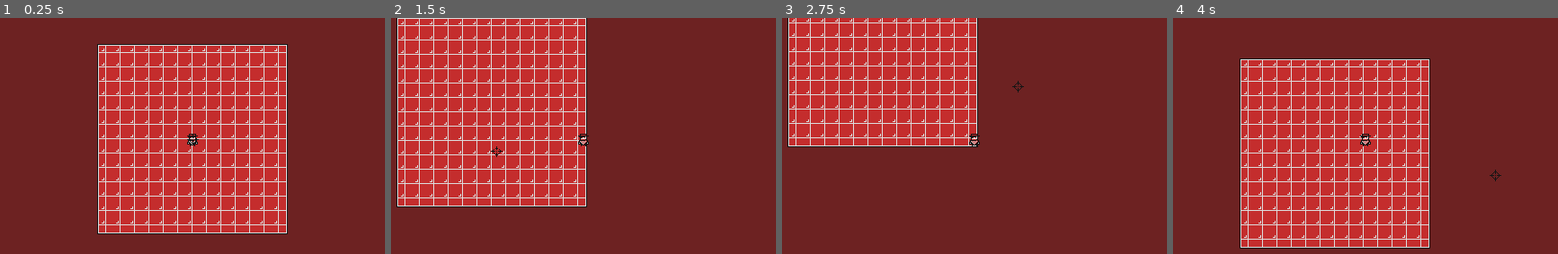
Above: before the commit, frames 1-4 (left to right).
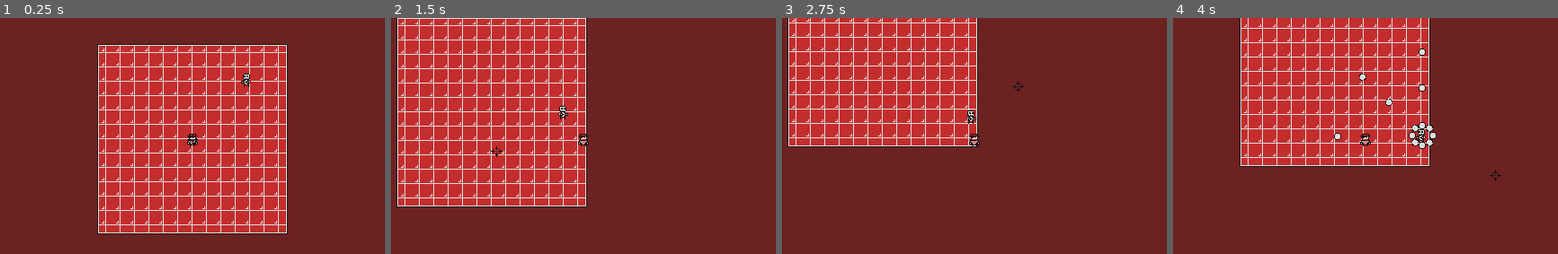
Above: after the commit, the same moments.

Repository: saffron247/lnd-casino
Game: Godot game, scene res://scenes/screens/screen_game.tscn
Two runs of this game, one before a commit and one after it. Both use one fixed random seed, a clock stepped at 60 frames per second and the inputs below.
Inputs (mouse positions are in pixels of both pictures, inside the frame that each line leads up to):
- Up to frame 1 (0.25 s): no input
- Up to frame 2 (1.5 s): move the mouse to (679, 126) at 0.52 s; press the mouse at (679, 126) at 0.53 s; hold D (right) 0.53-1.28 s; move the mouse to (498, 150) at 1.27 s; release the mouse at (498, 150) at 1.28 s; hold S (down) from 1.28 s (still down); click (498, 150) at 1.35 s
- Up to frame 3 (2.75 s): move the mouse to (1016, 86) at 2.02 s; release S (down) at 2.03 s; press the mouse at (1016, 86) at 2.03 s; hold D (right) from 2.03 s (still down)
- Up to frame 4 (4 s): tap Enter at 2.75 s; move the mouse to (1342, 187) at 2.77 s; release D (right) at 2.78 s; release the mouse at (1342, 187) at 2.78 s; hold W (up) 2.78-3.53 s; click (1342, 187) at 2.85 s; move the mouse to (1496, 176) at 3.52 s; press the mouse at (1496, 176) at 3.53 s; hold A (left) from 3.53 s (still down)

The runs differ from the first frame. In frame 1, less than 0.1% of the frame differs, in the area x 62-66%, y 23-30%; in frame 2, less than 0.1%; in frame 3, less than 0.1%; in frame 4, 30%, in the area x 17-69%, y 0-98%.

Commit message:
0.0.3 base enemy structure

Diff:
--- /dev/null
+++ b/scenes/entities/enemies/enemy_knucklebone.tscn
@@ -0,0 +1,23 @@
+[gd_scene load_steps=4 format=3 uid="uid://dcnfv12cv6o7p"]
+
+[ext_resource type="PackedScene" uid="uid://dgpqdl4egayjr" path="res://scenes/entities/enemy.tscn" id="1_wokti"]
+[ext_resource type="Script" uid="uid://cb6jbv52grk6w" path="res://scripts/entities/enemies/enemy_knucklebone.gd" id="2_y8wtm"]
+[ext_resource type="Texture2D" uid="uid://dvkfbtuh6ni0b" path="res://assets/entities/enemies/knucklebone.png" id="3_5ugqd"]
+
+[node name="EnemyKnucklebone" instance=ExtResource("1_wokti")]
+script = ExtResource("2_y8wtm")
+health = 60
+facing = Vector2(-1, 0)
+
+[node name="CollisionBox" parent="." index="0"]
+position = Vector2(0, 3.5)
+
+[node name="Sprite2D" parent="." index="2"]
+scale = Vector2(-1, 1)
+texture = ExtResource("3_5ugqd")
+
+[node name="ShootTimer" type="Timer" parent="." index="6"]
+wait_time = 0.5
+one_shot = true
+
+[connection signal="timeout" from="ShootTimer" to="." method="_on_shoot_timer_timeout"]
--- /dev/null
+++ b/scenes/entities/enemy.tscn
@@ -0,0 +1,45 @@
+[gd_scene load_steps=4 format=3 uid="uid://dgpqdl4egayjr"]
+
+[ext_resource type="Script" uid="uid://8ktjscpgv403" path="res://scripts/entities/enemy.gd" id="1_d7j71"]
+
+[sub_resource type="RectangleShape2D" id="RectangleShape2D_67neu"]
+size = Vector2(6, 5)
+
+[sub_resource type="RectangleShape2D" id="RectangleShape2D_ktqfp"]
+size = Vector2(6, 12)
+
+[node name="Enemy" type="CharacterBody2D"]
+collision_layer = 8
+collision_mask = 3
+motion_mode = 1
+script = ExtResource("1_d7j71")
+
+[node name="CollisionBox" type="CollisionShape2D" parent="."]
+shape = SubResource("RectangleShape2D_67neu")
+
+[node name="HitArea" type="Area2D" parent="."]
+collision_layer = 16
+collision_mask = 32
+
+[node name="HitBox" type="CollisionShape2D" parent="HitArea"]
+shape = SubResource("RectangleShape2D_ktqfp")
+
+[node name="Sprite2D" type="Sprite2D" parent="."]
+region_enabled = true
+region_rect = Rect2(0, 0, 16, 16)
+
+[node name="AnimationPlayer" type="AnimationPlayer" parent="."]
+
+[node name="NavigationAgent2D" type="NavigationAgent2D" parent="."]
+path_desired_distance = 4.0
+target_desired_distance = 4.0
+path_max_distance = 10.0
+avoidance_enabled = true
+max_speed = 500.0
+
+[node name="HitTimer" type="Timer" parent="."]
+wait_time = 0.2
+one_shot = true
+
+[connection signal="area_entered" from="HitArea" to="." method="_on_hit_area_area_entered"]
+[connection signal="timeout" from="HitTimer" to="." method="_on_hit_timer_timeout"]
--- /dev/null
+++ b/scenes/entities/enemy_bullet.tscn
@@ -0,0 +1,22 @@
+[gd_scene load_steps=4 format=3 uid="uid://dgkw0iqn36tjc"]
+
+[ext_resource type="Script" uid="uid://bwvbwdwwrgcqh" path="res://scripts/entities/enemy_bullet.gd" id="1_80udl"]
+[ext_resource type="Texture2D" uid="uid://darsyw8q06ah8" path="res://assets/attacks/enemy_bullet.png" id="2_t0ygs"]
+
+[sub_resource type="RectangleShape2D" id="RectangleShape2D_80udl"]
+size = Vector2(4, 4)
+
+[node name="EnemyBullet" type="Area2D"]
+z_index = 1
+collision_layer = 64
+collision_mask = 5
+script = ExtResource("1_80udl")
+
+[node name="CollisionShape2D" type="CollisionShape2D" parent="."]
+shape = SubResource("RectangleShape2D_80udl")
+
+[node name="Sprite2D" type="Sprite2D" parent="."]
+texture = ExtResource("2_t0ygs")
+
+[connection signal="area_entered" from="." to="." method="_on_area_entered"]
+[connection signal="body_entered" from="." to="." method="_on_body_entered"]
--- a/scenes/entities/player.tscn
+++ b/scenes/entities/player.tscn
@@ -12,6 +12,7 @@
 [node name="Player" type="CharacterBody2D"]
 collision_layer = 2
 collision_mask = 9
+motion_mode = 1
 script = ExtResource("1_08t41")
 
 [node name="CollisionBox" type="CollisionShape2D" parent="."]
--- a/scenes/screens/screen_game.tscn
+++ b/scenes/screens/screen_game.tscn
@@ -1,8 +1,15 @@
-[gd_scene load_steps=6 format=4 uid="uid://df6ynq6mlrhst"]
+[gd_scene load_steps=8 format=4 uid="uid://df6ynq6mlrhst"]
 
 [ext_resource type="PackedScene" uid="uid://ch6nkbe1al2lb" path="res://scenes/entities/player.tscn" id="1_lr4bj"]
 [ext_resource type="Texture2D" uid="uid://cv3jcrq53jdtn" path="res://assets/tilesets/tiles_casino.png" id="1_nkoa8"]
+[ext_resource type="PackedScene" uid="uid://dcnfv12cv6o7p" path="res://scenes/entities/enemies/enemy_knucklebone.tscn" id="3_afsak"]
 [ext_resource type="PackedScene" uid="uid://d0g6xyxi5pnmj" path="res://scenes/gui/cursor_sprite.tscn" id="3_qwan3"]
+
+[sub_resource type="NavigationPolygon" id="NavigationPolygon_qwan3"]
+vertices = PackedVector2Array(98, 98, -98, 98, -98, -98, 98, -98)
+polygons = Array[PackedInt32Array]([PackedInt32Array(0, 1, 2, 3)])
+outlines = Array[PackedVector2Array]([PackedVector2Array(-144, -128, 160, -136, 152, 144, -160, 152)])
+agent_radius = 7.0
 
 [sub_resource type="TileSetAtlasSource" id="TileSetAtlasSource_lr4bj"]
 texture = ExtResource("1_nkoa8")
@@ -39,8 +46,9 @@
 
 [node name="Player" parent="World" instance=ExtResource("1_lr4bj")]
 
-[node name="Arena" type="Node2D" parent="World"]
+[node name="Arena" type="NavigationRegion2D" parent="World"]
 y_sort_enabled = true
+navigation_polygon = SubResource("NavigationPolygon_qwan3")
 
 [node name="TileMap" type="Node2D" parent="World/Arena"]
 y_sort_enabled = true
@@ -50,6 +58,9 @@
 tile_map_data = PackedByteArray("AAD6//r/AAABAAAAAAD6//v/AAABAAAAAAD6//z/AAABAAAAAAD6//3/AAABAAAAAAD6//7/AAABAAAAAAD6// …(31504 unchanged characters)…
 tile_set = SubResource("TileSet_qwan3")
 
+[node name="EnemyKnucklebone" parent="World/Arena" instance=ExtResource("3_afsak")]
+position = Vector2(72, -80)
+
 [node name="HUD" type="CanvasLayer" parent="."]
 
 [node name="CursorSprite" parent="HUD" instance=ExtResource("3_qwan3")]
--- /dev/null
+++ b/scripts/entities/enemies/enemy_knucklebone.gd
@@ -0,0 +1,39 @@
+class_name EnemyKnucklebone
+extends Enemy
+
+
+# PRELOADED SCENES
+const BulletScene = preload("res://scenes/entities/enemy_bullet.tscn")
+
+
+const BASE_SPEED = 80
+const SHOOT_THRESHOLD = 25
+var stopped = false
+
+
+func internal_routine():
+	if not stopped:
+		if (position.distance_to(target.position) <= SHOOT_THRESHOLD):
+			velocity = Vector2.ZERO
+			stopped = true
+			$ShootTimer.start()
+		else:
+			velocity = position.direction_to(target.position) * BASE_SPEED
+
+
+func shoot():
+	var bullets = []
+	for i in range(8):
+		var new_bullet = BulletScene.instantiate()
+		new_bullet.direction = Vector2.from_angle((PI / 4) * i)
+		bullets.append(new_bullet)
+
+	for bullet in bullets:
+		bullet.position = position + (bullet.direction * 10.0)
+		add_sibling(bullet)
+
+	stopped = false
+
+
+func _on_shoot_timer_timeout() -> void:
+	shoot()
--- /dev/null
+++ b/scripts/entities/enemy.gd
@@ -0,0 +1,96 @@
+class_name Enemy
+extends CharacterBody2D
+
+
+# VARIABLES
+var target : Player  ## Target of the enemy's attacks.
+
+var first_frame := true  ## True if it's the first frame (for Navigation).
+
+@export var health := 50
+@export var facing := Vector2.RIGHT
+
+
+# BUILT-IN VIRTUAL METHODS
+func _ready():
+	# Temporary; ideally target should be assigned by main/world/level
+	# initialization
+	target = get_node("../../Player")
+
+	# Make sure to not await during _ready.
+	call_deferred("actor_setup")
+
+
+## Get the NavigationServer to enable Navigation functionality.
+func actor_setup() -> void:
+	# Wait for the first physics frame so the NavigationServer can sync.
+	await get_tree().physics_frame
+
+	# Now that the navigation map is no longer empty, set the movement target.
+	set_movement_target(target.global_position)
+	first_frame = false
+
+
+func _physics_process(_delta):
+	# Initial setup
+	if first_frame:
+		return
+
+	# Handle NavigationAgent finishes
+	if $NavigationAgent2D.is_navigation_finished():
+		set_movement_target(target.global_position)
+
+	internal_routine()
+
+	update_facing(position.direction_to(target.position))
+
+	move_and_slide()
+
+
+# ACTION METHODS
+func die():
+	queue_free()
+
+
+# HELPER METHODS
+func internal_routine():
+	pass
+
+
+## Updates the facing variable and related fields. Called once every frame.
+func update_facing(new_facing: Vector2):
+	facing = new_facing
+
+	# Update sprite
+	var sprite_angle = Vector2.RIGHT
+	if velocity != Vector2.ZERO:
+		sprite_angle = abs(velocity.angle())
+	else:
+		sprite_angle = abs(facing.angle())
+
+	if sprite_angle > (PI / 2) + 0.01:
+		$Sprite2D.flip_h = true
+	elif sprite_angle < PI / 2 - 0.01:
+		$Sprite2D.flip_h = false
+
+
+# NAVIGATION HELPER METHODS
+## Sets the movement target of the enemy's NavigationAgent.
+func set_movement_target(movement_target: Vector2):
+	$NavigationAgent2D.target_position = movement_target
+
+
+# SIGNAL METHODS
+func _on_hit_area_area_entered(area: Area2D) -> void:
+	if area is PlayerBullet:
+		health -= area.damage
+		area.queue_free()
+		if health < 1:
+			die()
+		else:
+			$Sprite2D.region_rect.position.y = $Sprite2D.region_rect.size.y
+			$HitTimer.start()
+
+
+func _on_hit_timer_timeout() -> void:
+	$Sprite2D.region_rect.position.y = 0
--- /dev/null
+++ b/scripts/entities/enemy_bullet.gd
@@ -0,0 +1,25 @@
+class_name EnemyBullet
+extends Area2D
+
+
+const BASE_SPEED = 80
+var direction := Vector2(0, 0)
+
+
+# Called when the node enters the scene tree for the first time.
+func _ready():
+	rotation = direction.angle()
+
+
+# Called every frame. 'delta' is the elapsed time since the previous frame.
+func _physics_process(delta):
+	position += direction.normalized() * BASE_SPEED * delta
+
+
+func _on_body_entered(body):
+	if not (body is Enemy):
+		queue_free()
+
+
+func _on_area_entered(_area):
+	queue_free()
--- a/scripts/entities/player_bullet.gd
+++ b/scripts/entities/player_bullet.gd
@@ -10,6 +10,8 @@
 # VARIABLES
 var direction := Vector2(0, 0)  ## The direction of the bullet.
 
+@export var damage := 10.0
+
 
 # BUILT-IN VIRTUAL METHODS
 func _ready():
@@ -21,9 +23,5 @@
 
 
 # SIGNALS
-func _on_area_entered(_area: Area2D) -> void:
-	queue_free()
-
-
 func _on_body_entered(_body: Node2D) -> void:
 	queue_free()
Binary file added: assets/attacks/enemy_bullet.aseprite
Binary file added: assets/attacks/enemy_bullet.png
Not shown, added: assets/attacks/enemy_bullet.png.import
Binary file added: assets/entities/enemies/crapshoot.aseprite
Binary file added: assets/entities/enemies/crapshoot.png
Not shown, added: assets/entities/enemies/crapshoot.png.import
Binary file added: assets/entities/enemies/knucklebone.aseprite
Binary file added: assets/entities/enemies/knucklebone.png
Not shown, added: assets/entities/enemies/knucklebone.png.import
Not shown, added: scripts/entities/enemies/enemy_knucklebone.gd.uid
Not shown, added: scripts/entities/enemy.gd.uid
Not shown, added: scripts/entities/enemy_bullet.gd.uid
